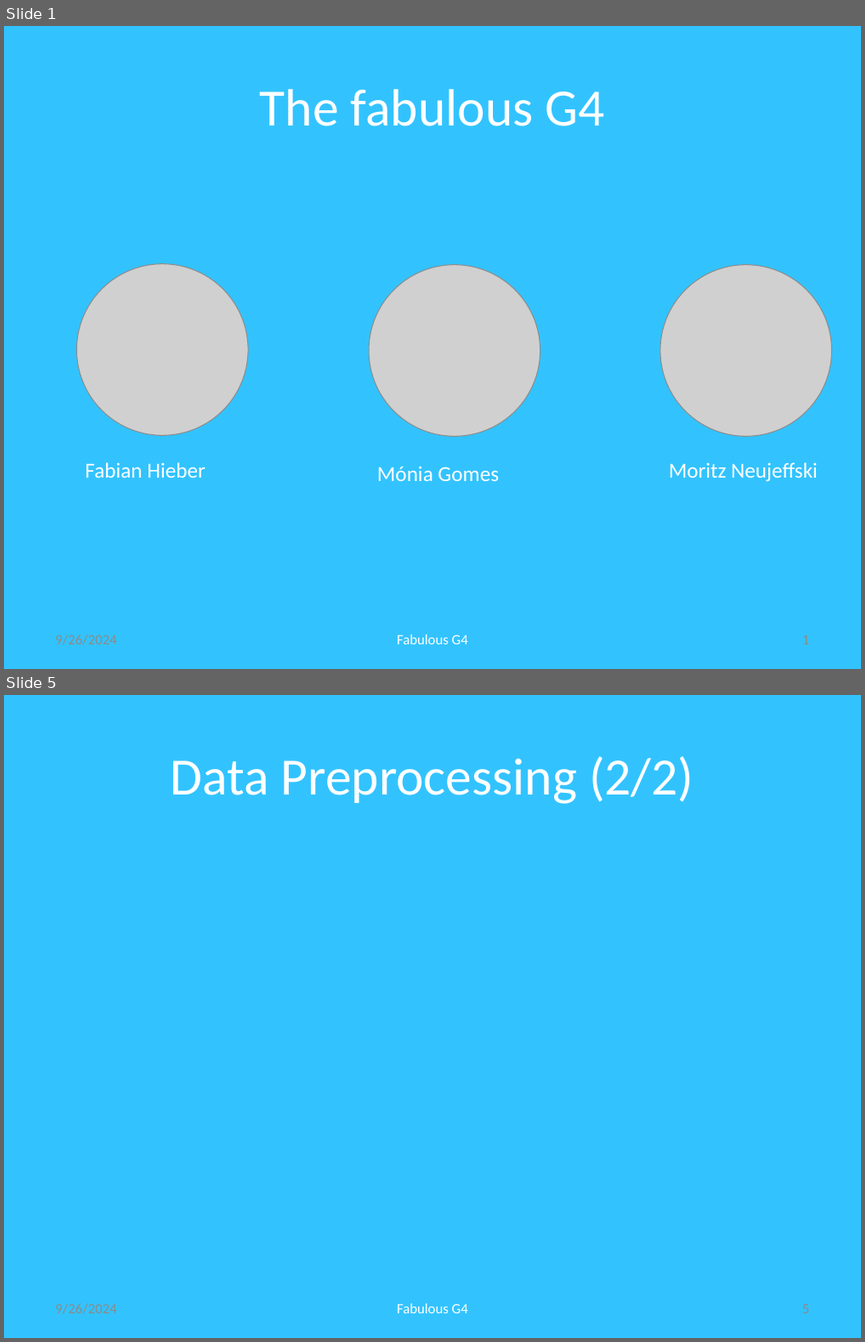
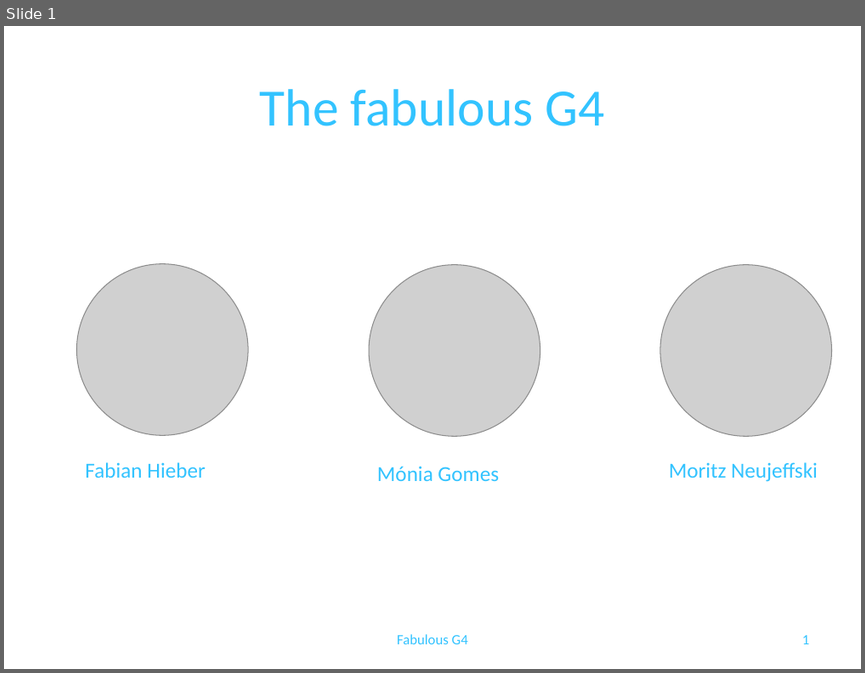
Before and after one commit to babyodacode/image_classification_project, a slide deck: docs/Deep learning Image Classification with CNN_G4.pptx. Shown one above the other, each under a label of ours: slides 1 and 5 before the commit, slide 1 after it; the slides between them are not shown. The pictures are 865x1342 and 865x673 pixels, drawn with LibreOffice and Linux fonts; fonts in the diff are those of the drawing; grey boxes stand for pictures. Boxes give left, top, right and bottom in pixels: in the first picture for what was removed or moved away, otherwise in the second. Text is boxed around its words. In the diff, an @@ line names an element or a change of style, - is before the commit and + after.

```diff
--- a/docs/Deep learning Image Classification with CNN_G4.pptx
+++ b/docs/Deep learning Image Classification with CNN_G4.pptx
@@ slide 5 removed at (x1=4, y1=695, x2=861, y2=1338), background #32C3FF @@
@@ title removed at (x1=170, y1=756, x2=693, y2=804) @@
-Data Preprocessing (2/2)
@@ text removed at (x1=55, y1=1303, x2=116, y2=1314) @@
-9/26/2024
@@ text removed at (x1=397, y1=1303, x2=468, y2=1313) @@
-Fabulous G4
@@ page number removed at (x1=802, y1=1304, x2=809, y2=1313) @@
-5
@@ slide 1 changed as well @@
@@ background #32C3FF to #FFFFFF @@
@@ text removed at (x1=55, y1=634, x2=116, y2=645) @@
-9/26/2024
@@ text colour #FFFFFF to #32C3FF in 5 elements at (x1=260, y1=89, x2=604, y2=126), (x1=669, y1=462, x2=817, y2=482), (x1=377, y1=465, x2=499, y2=481), (x1=85, y1=462, x2=205, y2=477), (x1=397, y1=634, x2=468, y2=644) @@
@@ page number at (x1=802, y1=635, x2=809, y2=644): text colour #8C8C8C to #32C3FF @@
```
Also in this commit, not shown: 5 other slides changed, 4 slides added, 7 other slides removed, 2 other files.
